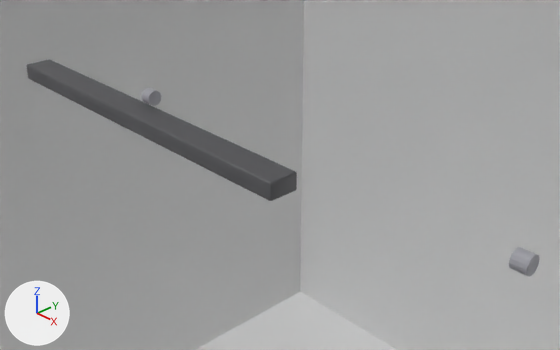
One commit to the Blender file blender-project/renders/drive_rod.blend: the scene before it, then after it.
One viewpoint serves both versions: a camera (50 mm lens) standing at (0.0803, -0.0793, 0.0547) and looking at (-0.0097, 0.0051, -0.0058). Arrows for +X, +Y and +Z are at lower left; the lights stay in place. The first picture is the older version.

Objects in the first picture: 'Cube', 'DR_FlatBar', 'DR_PivotPinBack' and 1 more.
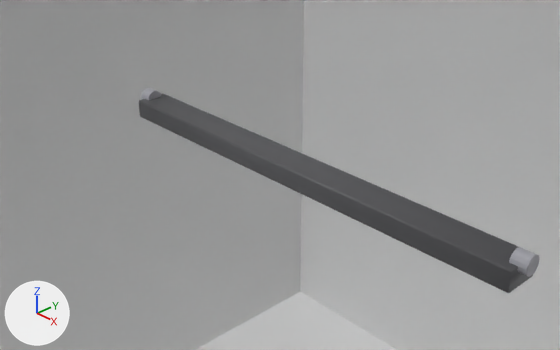
Boxes (x1, y1, x2, y2) around the edits, measured in the pictures (560 x 350 px):
'DR_FlatBar', reshaped (46% wider, 40% taller): before (27, 59, 297, 201); after (139, 94, 533, 293)
part 1 of me_dr_flatbar_mesh, deleted: before (27, 59, 297, 201)
part 2 of me_dr_flatbar_mesh, added: after (139, 94, 533, 293)

Patch to the scene script:
```diff
--- a/blender-project/renders/drive_rod.blend.py
+++ b/blender-project/renders/drive_rod.blend.py
@@ me_dr_flatbar_mesh @@
 # used by ob_dr_flatbar; location = (0.0, 0.0, 0.0)
-me_dr_flatbar_mesh.from_pydata(...)  # 96 vertices, 98 faces; spans x -0.0815..0.0, y -0.006..0.0, z -0.0035..0.0
+me_dr_flatbar_mesh.from_pydata(...)  # 64 vertices, 34 faces; spans x -0.0408..0.0408, y -0.003..0.003, z -0.0018..0.0018
+# me_dr_flatbar_mesh part 1: the whole mesh is rebuilt
+# me_dr_flatbar_mesh part 2
+# 32 vertices are added at x -0.0408, y -0.003..0.003, z -0.0018..0.0018
+# 32 new vertices lie (0.0816, 0.0, 0.0) away from vertices in x -0.0408, y -0.003..0.003, z -0.0018..0.0018
+# 34 new faces join them
 me_dr_flatbar_mesh.materials.append(mat_dr_plate)
```
